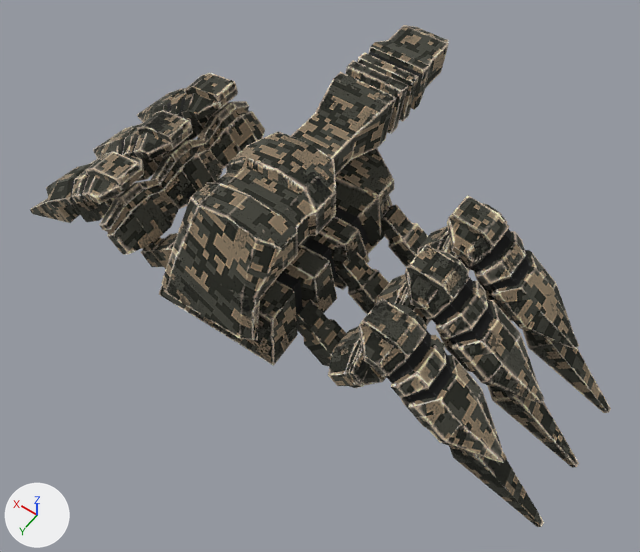
The glTF model 3dModels/spider.glb as it was, and as the next commit left it.
The view is the same before and after, from a 50 mm lens placed at (-7.34, 9.34, 16.48), pointed at (-0.61, -0.1, 1.66). Lighting does not change. The marker at lower left points along +X, +Y and +Z.
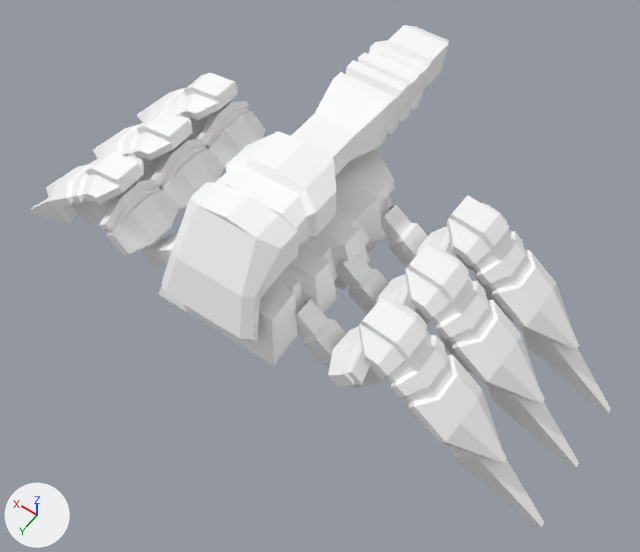
The newer file is also turned or shifted as a whole; pictures and numbers use the older file's frame.

Where the change shows, as pixel boxes (x1, y1, x2, y2) in the pictures (640 x 552 px):
'Cube', recoloured: (30, 25, 611, 527) in both

Diff of the bpy script that builds the scene:
```diff
--- a/3dModels/spider.glb.py
+++ b/3dModels/spider.glb.py
@@ mat_defaultmaterial @@
+mat_defaultmaterial = bpy.data.materials.new('DefaultMaterial')
+mat_defaultmaterial.use_nodes = True; mat_defaultmaterial.node_tree.nodes.clear()
+_N = mat_defaultmaterial.node_tree.nodes; _L = mat_defaultmaterial.node_tree.links
+n0 = _N.new('ShaderNodeOutputMaterial'); n0.name = 'Material Output'
+n1 = _N.new('ShaderNodeBsdfPrincipled'); n1.name = 'Principled BSDF'
+n2 = _N.new('ShaderNodeVertexColor'); n2.name = 'Color Attribute'
+_L.new(n1.outputs[0], n0.inputs[0])  # 'BSDF' to 'Surface'
+_L.new(n2.outputs[0], n1.inputs[0])  # 'Color' to 'Base Color'
@@ me_cube_002 @@
 me_cube_002.from_pydata(...)  # 1907 vertices, 3830 faces; spans x -6.92..6.92, y -5.13..2.83, z -1.11..3.5
-me_cube_002.materials.append(mat_material_001)
+me_cube_002.materials.append(mat_defaultmaterial)
```
